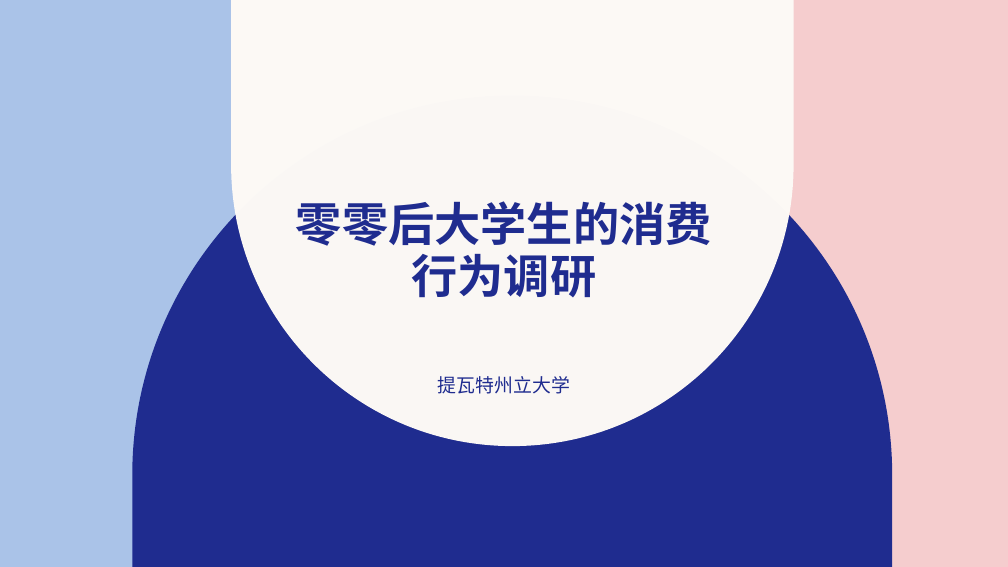
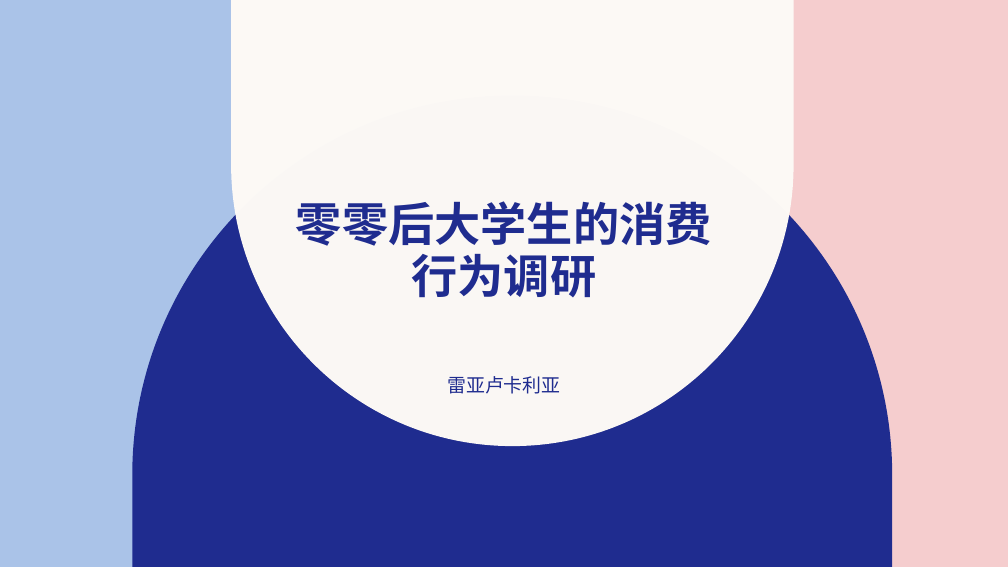
Before and after one commit to Mhenwa/00, a slide deck: slide 1 of 开题/原版/计算机科学与技术22-1_第3组_开题汇报_零零后大学生的消费行为调研.pptx. Drawn at 1008x567 pixels with LibreOffice and Linux fonts; fonts in the diff are those of the drawing. Boxes give left, top, right and bottom in pixels: in the first picture for what was removed or moved away, otherwise in the second. Text is boxed around its words. In the diff, an @@ line names an element or a change of style, - is before the commit and + after.

```diff
--- a/开题/原版/计算机科学与技术22-1_第3组_开题汇报_零零后大学生的消费行为调研.pptx
+++ b/开题/原版/计算机科学与技术22-1_第3组_开题汇报_零零后大学生的消费行为调研.pptx
@@ subtitle at bbox=[447, 376, 560, 394]: text changed @@
-提瓦特州立大学
+雷亚卢卡利亚
```
Also in this commit, not shown: 4 slides removed, 3 other files.
